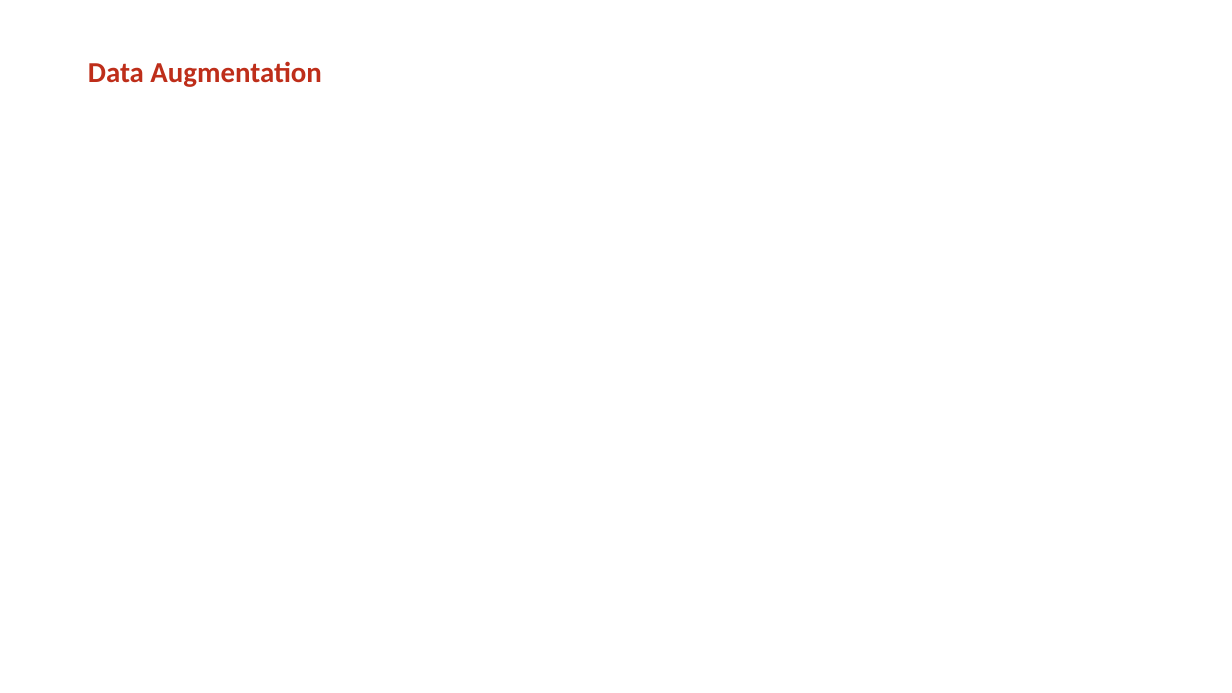
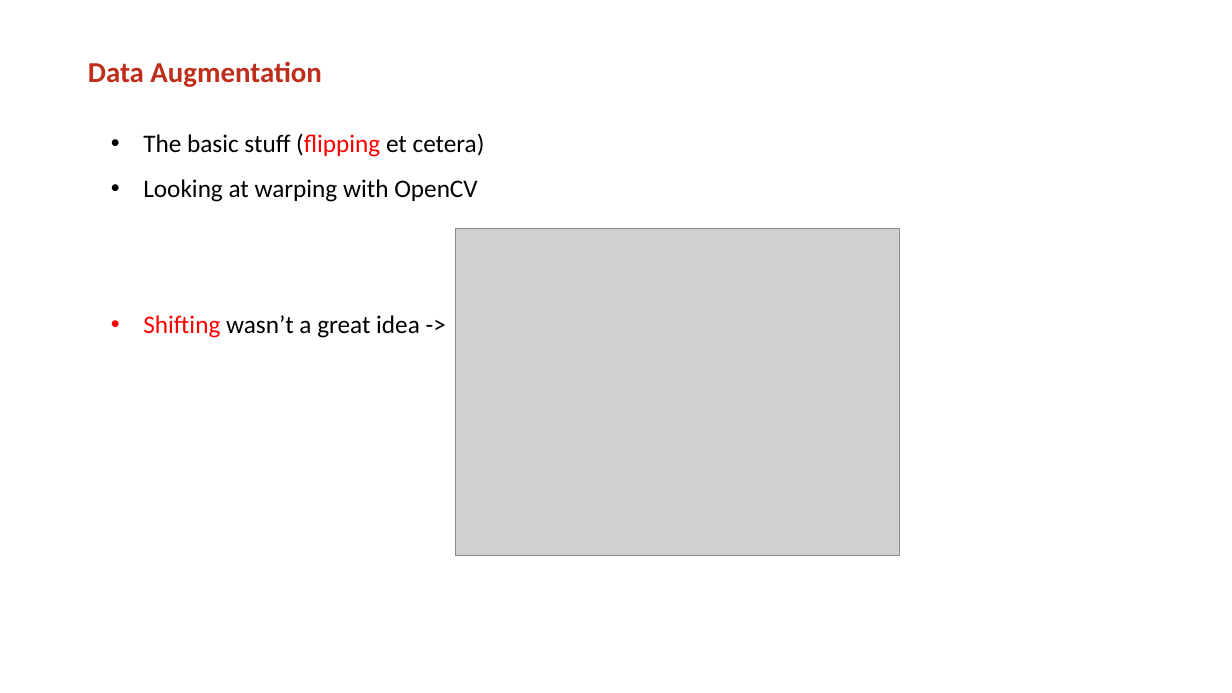
Before and after one commit to jeffluppes/ISMI2018, a slide deck: slide 8 of Project/Presentation/Mid_term_presentation.pptx. Drawn at 1232x693 pixels with LibreOffice and Linux fonts; fonts in the diff are those of the drawing; grey boxes stand for pictures; background and template pictures are left out. Boxes give left, top, right and bottom in pixels: in the first picture for what was removed or moved away, otherwise in the second. Text is boxed around its words. In the diff, an @@ line names an element or a change of style, - is before the commit and + after.

```diff
--- a/Project/Presentation/Mid_term_presentation.pptx
+++ b/Project/Presentation/Mid_term_presentation.pptx
@@ text added at bbox=[143, 133, 485, 338], 28 pt, text #000000 @@
+  • The basic stuff (flipping et cetera)
+  • Looking at warping with OpenCV
+  • Shifting wasn’t a great idea ->
@@ picture added at bbox=[455, 228, 899, 555] @@
```
Also in this commit, not shown: 9 other slides changed.
